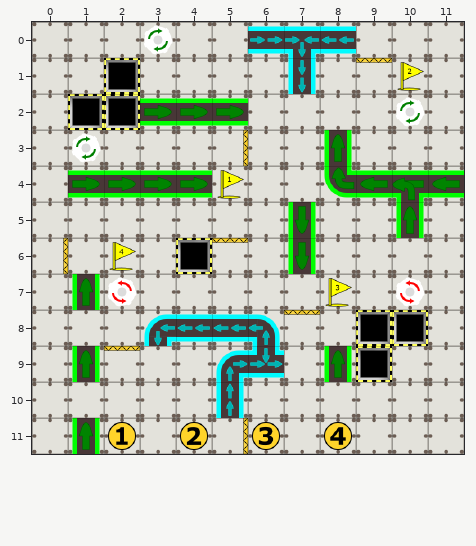
Tiled map (JSON), stored at maps/game_4.json. The first picture shows the starting point.
Cells are 64x64 px. Shown: x 0..11, y 0..11.
New version:
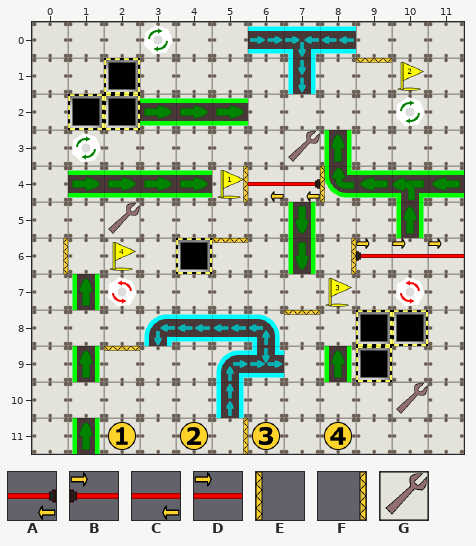
Key: from "test": A 2 turned 270 "laser", B 2 turned 90 "laser", C 3 turned 270 "laser", D 3 turned 90 "laser", E 12 turned 270 "wall", F 12 turned 90 "wall", G 37 "repair".
_ is an empty cell.
The edit:
Layer "Vrstva dlaždic 2":
y 3: x 7 _ -> G
y 5: x 2 _ -> G
y 10: x 10 _ -> G
Layer "Vrstva dlaždic 4":
y 3: x 5 F -> _
y 4: x 5..8 ____ -> FCAE
y 6: x 8..11 ____ -> FBDD
Boxes around the changes in both pictures, in picture pixels (x1, y1, x2, y2):
changed: (243, 130, 325, 202)
added: (104, 202, 140, 238)
added: (351, 238, 464, 274)
added: (392, 382, 428, 418)
